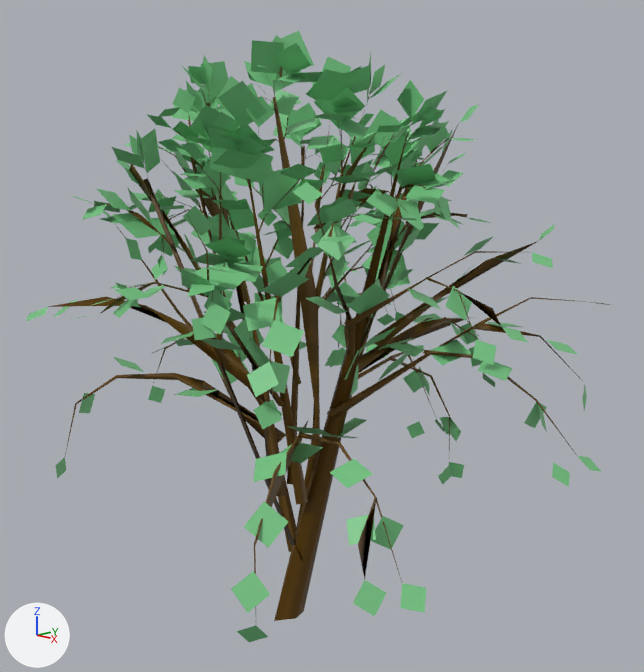
Before and after pictures for a commit that changed the Blender file static/zombiegame4/gltf/blends/tree1.blend.
One viewpoint serves both versions: a 50 mm camera at (6.0, -5.39, 4.56) aimed at (0.02, 0.33, 2.77). The axes (+X, +Y, +Z) are drawn at lower left. The lights are the same throughout.

Names of what the first picture shows: 'leaves', 'tree'.
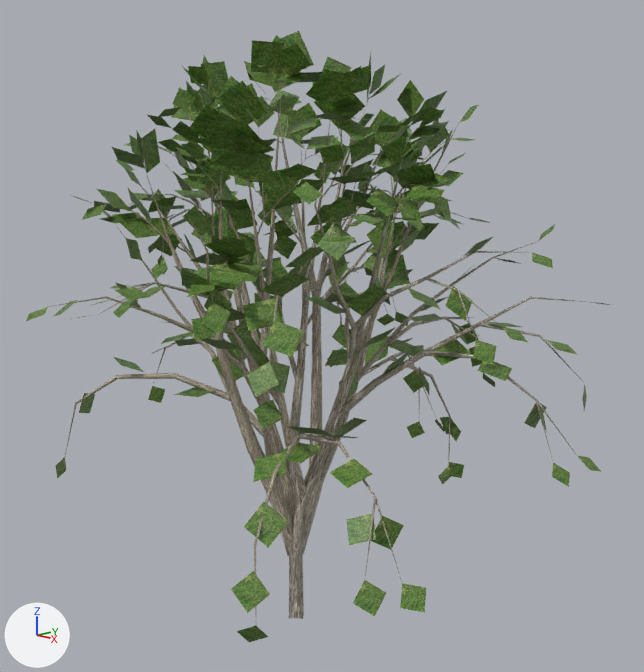
What changed in the scene script:
```text
Add img_grass_png:
    img_grass_png = load_image('grass.png', '../grass.png', 2048, 2048, 'sRGB')
Change mat_material_002:
    remove mat_material_002.base_color = (0.121, 0.0564, 0.0)  # brown #624300
    add mat_material_002.texture = img_grass_png
Change mat_material_001:
    remove mat_material_001.base_color = (0.184, 0.57, 0.233)  # green #77c785
    add mat_material_001.texture = img_grass_png
Change me_leaves:
    where me_leaves.from_pydata(...)  # 2526 vertices, 842 faces; spans x -2.79..2.62, y -2.33..2.74, z 0.91..5.46
    used by ob_leaves; parent = ob_tree; location = (0.0, 0.0, 0.0)
    me_leaves part 1: texture (UV) coordinates of 842 of 842 faces, centred in x -2.69..2.56, y -2.25..2.68, z 0.98..5.31, changed; they spanned u 0.07..0.93, v 0.0..1.0 and now span u 0.04..0.12, v 0.89..0.98
Add me_tree:
    me_tree.from_pydata(...)  # 2412 vertices, 1900 faces; spans x -2.6..2.45, y -2.12..2.6, z 0.0..5.18
    me_tree.polygons.foreach_set('use_smooth', [True] * 1900)
    me_tree.materials.append(mat_material_002)  # picture img_grass_png
Change ob_tree:
    ob_tree: bpy.data.objects.new('tree', cu_tree) -> bpy.data.objects.new('tree', me_tree)
    remove _m = ob_tree.modifiers.new('Decimate', 'DECIMATE')
    remove _m.ratio = 0.05
```

Where the change shows, as pixel boxes (x1, y1, x2, y2) in the pictures (644 x 672 px):
'leaves', surface changed: (26, 31, 602, 642) in both
'tree', surface changed, reshaped, modifiers changed: before (48, 67, 586, 621); after (48, 73, 586, 619)
part 1 of me_leaves, surface changed: (26, 31, 610, 642) in both
